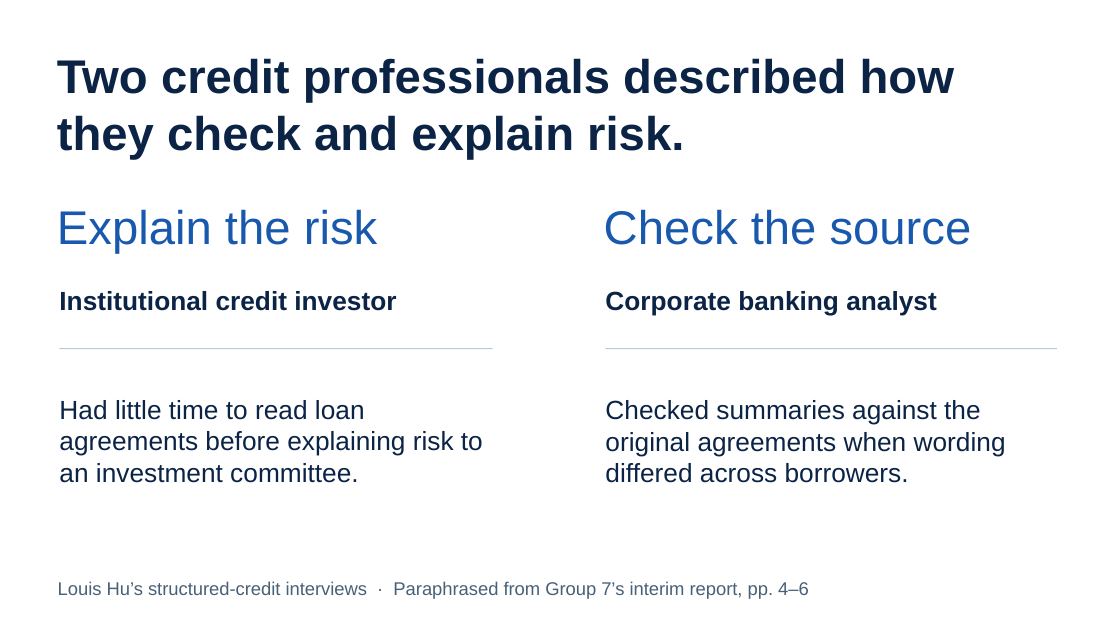
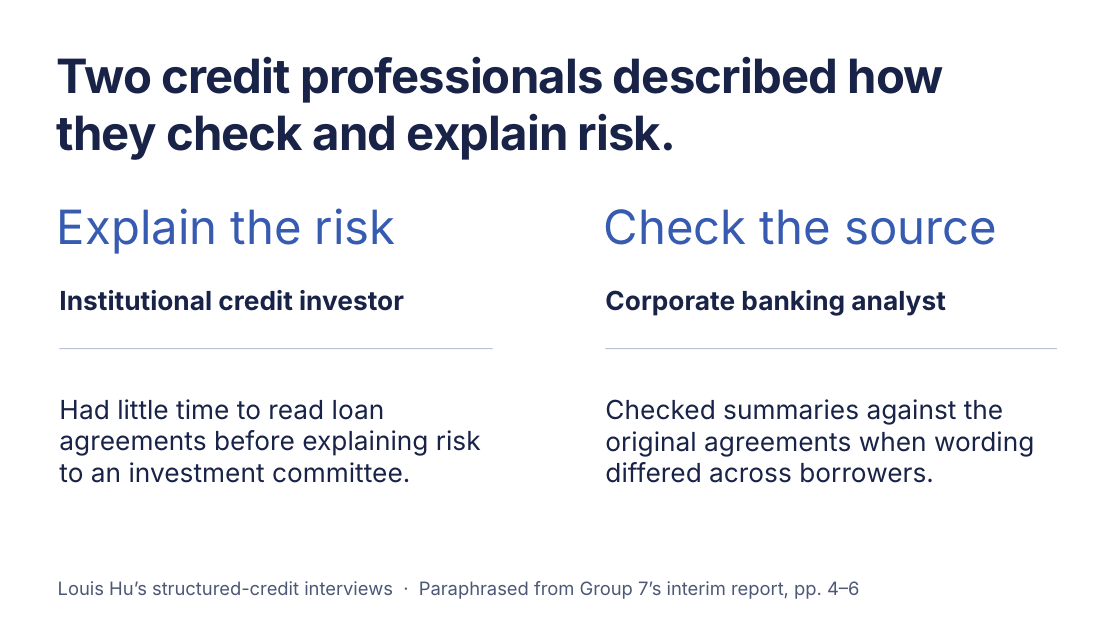
Before and after one commit to marcswartz/ivey-group7-portfolio, a slide deck: slide 3 of presentation.pptx. Drawn at 1120x630 pixels with LibreOffice and Linux fonts; fonts in the diff are those of the drawing. Boxes give left, top, right and bottom in pixels: in the first picture for what was removed or moved away, otherwise in the second. Text is boxed around its words. In the diff, an @@ line names an element or a change of style, - is before the commit and + after.

Commit message:
Match the investor demo typography and give Ken the Zoom click sheet

```diff
--- a/presentation.pptx
+++ b/presentation.pptx
@@ text "Two credit professionals described how ..." at bbox=[57, 56, 944, 160]: font Arial to Inter, text colour #0B2345 to #182347, letter spacing 0 to -0.8 pt @@
@@ text "Explain the risk" at bbox=[57, 208, 395, 254]: font Arial to Inter, text colour #1959AD to #365BB1 @@
@@ text "Check the source" at bbox=[604, 209, 997, 245]: font Arial to Inter, text colour #1959AD to #365BB1 @@
@@ font Arial to Inter, text colour #0B2345 to #182347 in 4 elements at bbox=[59, 290, 404, 311], bbox=[605, 290, 945, 316], bbox=[59, 399, 481, 483], bbox=[605, 399, 1034, 483] @@
@@ text "Louis Hu’s structured-credit interviews · ..." at bbox=[58, 581, 859, 599]: font Arial to Inter, text colour #486078 to #4C5876 @@
```
Also in this commit, not shown: 12 other slides changed, 19 other files.
